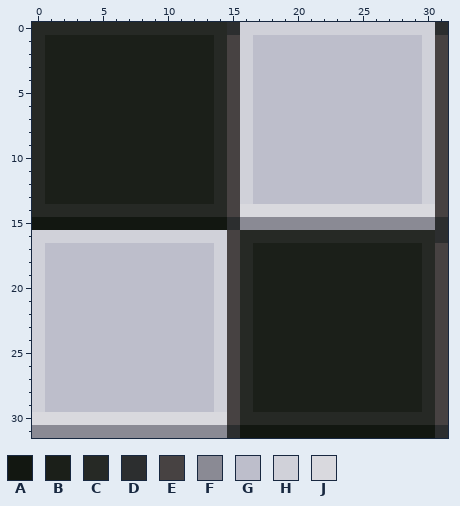
Two versions of one pixel-art sprite, Resources/Textures/_Impstation/Tiles/Misc/kitchen.png. Above: the version before the commit.
The file is 32x32 pixels. Colours within 5 levels of each other are drawn and written as one.
Palette (. is transparent): A #121711  B #1b1f19  C #262925  D #2c2e2f  E #474242  F #8a8a94  G #bdbecb  H #d0d1d9  J #d9d9de
New version:
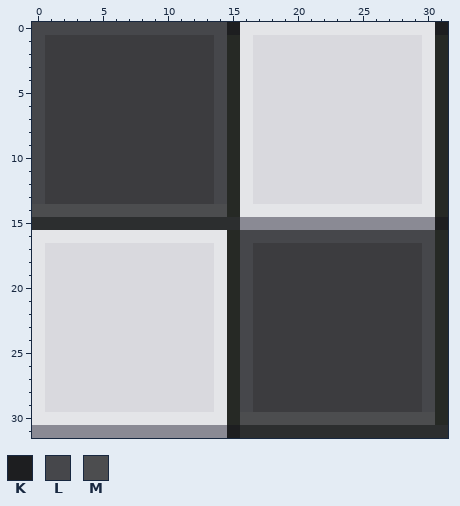
Colours new in this view: K #1d1e20  L #46474b  M #4c4d4f
Edits made:
colour B: #1b1f19 -> #3c3c3f
colour H: #d0d1d9 -> #e4e5e8
Changed rows in their new state; - is a pixel that keeps its letter.
first column x 0:
 0 LLLLLLLLLLLLLLLK---------------K
 1 L-------------LC-JJJJJJJJJJJJJ-C
 2 L-------------LC-JJJJJJJJJJJJJ-C
 3 L-------------LC-JJJJJJJJJJJJJ-C
 4 L-------------LC-JJJJJJJJJJJJJ-C
 5 L-------------LC-JJJJJJJJJJJJJ-C
 6 L-------------LC-JJJJJJJJJJJJJ-C
 7 L-------------LC-JJJJJJJJJJJJJ-C
 8 L-------------LC-JJJJJJJJJJJJJ-C
 9 L-------------LC-JJJJJJJJJJJJJ-C
10 L-------------LC-JJJJJJJJJJJJJ-C
11 L-------------LC-JJJJJJJJJJJJJ-C
12 L-------------LC-JJJJJJJJJJJJJ-C
13 L-------------LC-JJJJJJJJJJJJJ-C
14 MMMMMMMMMMMMMMMCHHHHHHHHHHHHHHHC
15 DDDDDDDDDDDDDDD----------------K
16 ---------------CLLLLLLLLLLLLLLLC
17 -JJJJJJJJJJJJJ-CL-------------LC
18 -JJJJJJJJJJJJJ-CL-------------LC
19 -JJJJJJJJJJJJJ-CL-------------LC
20 -JJJJJJJJJJJJJ-CL-------------LC
21 -JJJJJJJJJJJJJ-CL-------------LC
22 -JJJJJJJJJJJJJ-CL-------------LC
23 -JJJJJJJJJJJJJ-CL-------------LC
24 -JJJJJJJJJJJJJ-CL-------------LC
25 -JJJJJJJJJJJJJ-CL-------------LC
26 -JJJJJJJJJJJJJ-CL-------------LC
27 -JJJJJJJJJJJJJ-CL-------------LC
28 -JJJJJJJJJJJJJ-CL-------------LC
29 -JJJJJJJJJJJJJ-CL-------------LC
30 HHHHHHHHHHHHHHHCMMMMMMMMMMMMMMMC
31 ---------------KDDDDDDDDDDDDDDD-
Where, in picture pixels (left, top, right, bottom), the same in both pictures:
changed: (32, 22, 448, 438)
